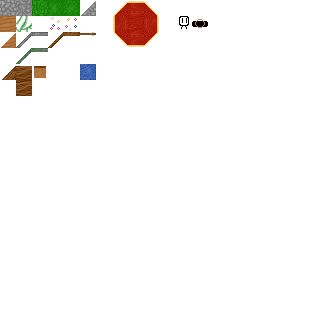
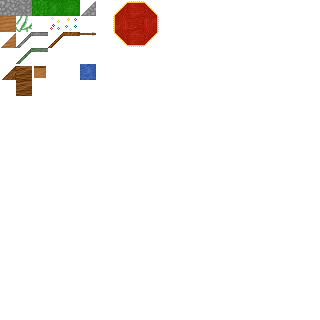
Two versions of the same layered image (320×320). Layer-by-layer changes:
renamed "Group 45" to "player", hid the group it (2 layers) over [179, 16, 208, 29]
removed layer "Paint Layer 47" from group "Group 45" over [179, 16, 208, 29]
removed layer "Paint Layer 46" from group "Group 45" over [179, 16, 208, 29]
painted on "Paint Layer 8" (1st of 4, in "carpet" › "carped edges" › "carpet edge") over [179, 16, 208, 29]
